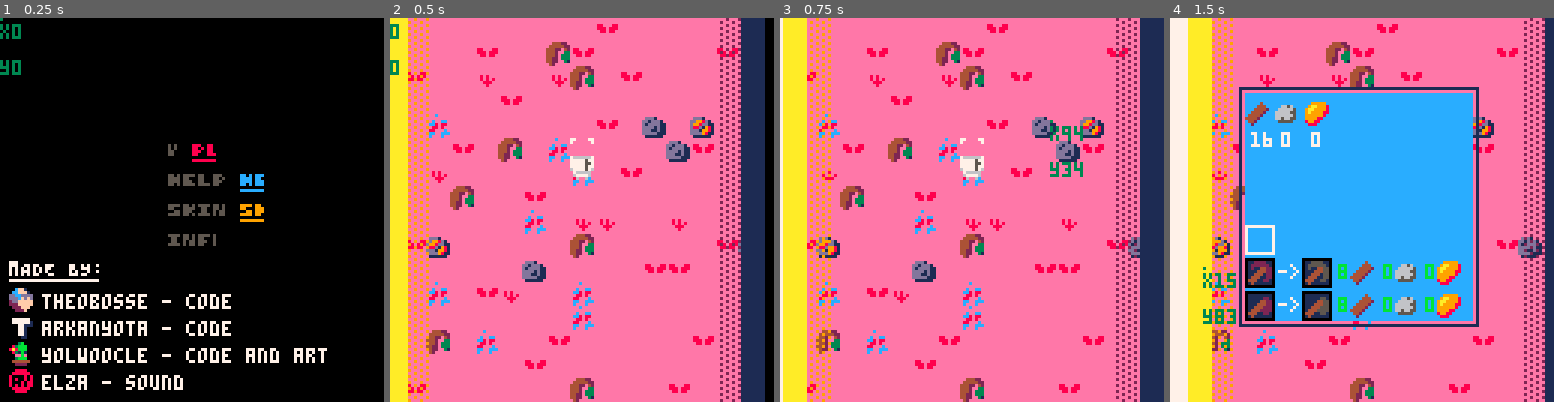
Above: before the commit, frames 1-4 (left to right).
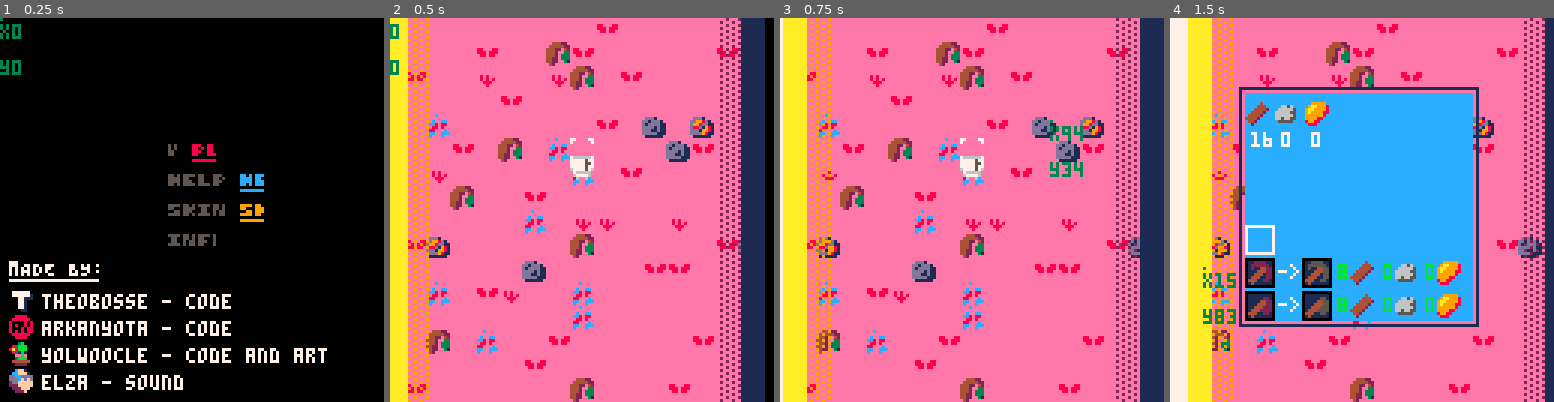
Above: after the commit, the same moments.

Repository: ARKANYOTA/ludumdare47
Game: PICO-8 cartridge arkanv1.p8
Two runs of this game, one before a commit and one after it. Both use one fixed random seed, a clock stepped at 60 frames per second and the inputs below.
Inputs (mouse positions are in pixels of both pictures, inside the frame that each line leads up to):
- Up to frame 1 (0.25 s): no input
- Up to frame 2 (0.5 s): tap X (X key) at 0.33 s
- Up to frame 3 (0.75 s): click (1060, 121) at 0.67 s; tap O (Z key) at 0.7 s
- Up to frame 4 (1.5 s): tap X (X key) at 1.07 s; click (1216, 267) at 1.22 s

The runs differ from the first frame. In frame 1, 0.9% of the frame differs, in the area x 2-9%, y 70-98%; in frame 2, nothing differs; in frame 3, nothing differs; in frame 4, nothing differs.

Commit message:
fixed logos

Diff:
--- a/arkanv1.p8
+++ b/arkanv1.p8
@@ -699,14 +699,14 @@
 44442000665665509999880001111110822ee2280255552006555560095555900c5555c000000000000000000000000000000000000000000000000000000000
 04420000055555008998800000111110082222800255552006555560095555900c5555c000000000000000000000000000000000000000000000000000000000
 00200000000000000888000000011100008888000255552006555560095555900c5555c000000000000000000000000000000000000000000000000000000000
-00000000000000000000000000000000000000000000000000000000000000000000000000000000000000000000000000cff100000000000003b00000888800
-0000000000000000000000000000000000000000000000000000000000000000000000000000000000000000000000000ccfff1007777770083bbb0008888880
-000000000000000000000000000000000000000000000000000000000000000000000000000000000000000000000000ddccdddd077777718a8bbb0080000808
-000000000000000000000000000000000000000000000000000000000000000000000000000000000000000000000000dddcfdfd000771110831b10080800808
-0000000000000000000000000000000000000000000000000000000000000000000000000000000000000000000000002ddfffff0007710000eebe0080008088
-000000000000000000000000000000000000000000000000000000000000000000000000000000000000000000000000222fffff00077100003bbb0080808088
-0000000000000000000000000000000000000000000000000000000000000000000000000000000000000000000000000222fff0000771000444444008888880
-00000000000000000000000000000000000000000000000000000000000000000000000000000000000000000000000000222f00000011000022220000888800
+00000000000000000000000000000000000000000000000000000000000000000000000000000000000000000000000000000000008888000003b00000cff100
+0000000000000000000000000000000000000000000000000000000000000000000000000000000000000000000000000777777008888880083bbb000ccfff10
+00000000000000000000000000000000000000000000000000000000000000000000000000000000000000000000000007777771800008088a8bbb00ddccdddd
+00000000000000000000000000000000000000000000000000000000000000000000000000000000000000000000000000077111808008080831b100dddcfdfd
+000000000000000000000000000000000000000000000000000000000000000000000000000000000000000000000000000771008000808800eebe002ddfffff
+0000000000000000000000000000000000000000000000000000000000000000000000000000000000000000000000000007710080808088003bbb00222fffff
+0000000000000000000000000000000000000000000000000000000000000000000000000000000000000000000000000007710008888880044444400222fff0
+00000000000000000000000000000000000000000000000000000000000000000000000000000000000000000000000000001100008888000022220000222f00
 00000000000000000000000000000000000000000000000000000000000000000000000000000000000000000000000000000000000000000000000000000000
 00000000000000000000000000000000000000000000000000000000000000000000000000000000000000000000000000000000000000000000000000000000
 55500550000550055050000088800880000880088080000000000000000000000000000000000000000000000000000000000000000000000000000000000000
